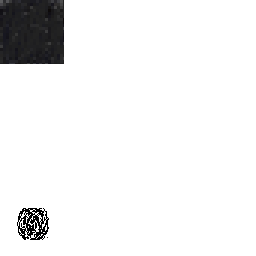
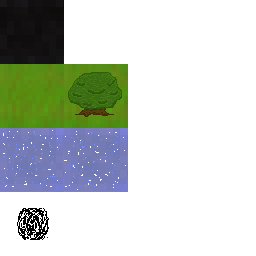
Two versions of the same layered image (256px x 256px). Layer-by-layer changes:
added layer "Layer #10" above "Layer #9" over left=64, top=128, right=128, bottom=192
added layer "Layer #9" above "Layer #7" over left=0, top=128, right=64, bottom=192
added layer "Layer #7" above "Layer #1" over left=64, top=64, right=128, bottom=128
showed "Layer #1", moved it above "Layer #4", painted on it over left=0, top=0, right=64, bottom=128
painted on "Layer #4" over left=0, top=0, right=64, bottom=64
